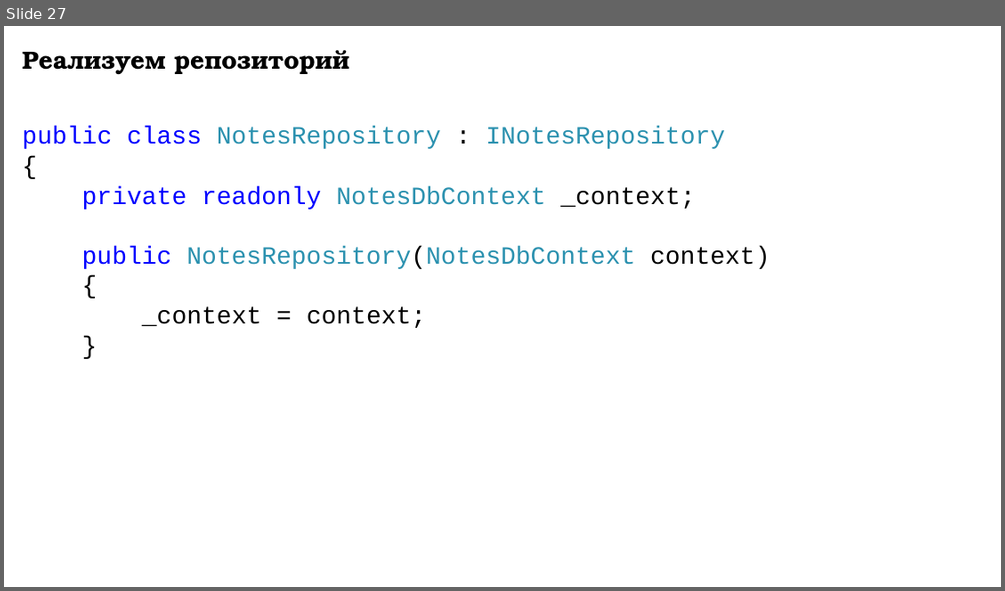
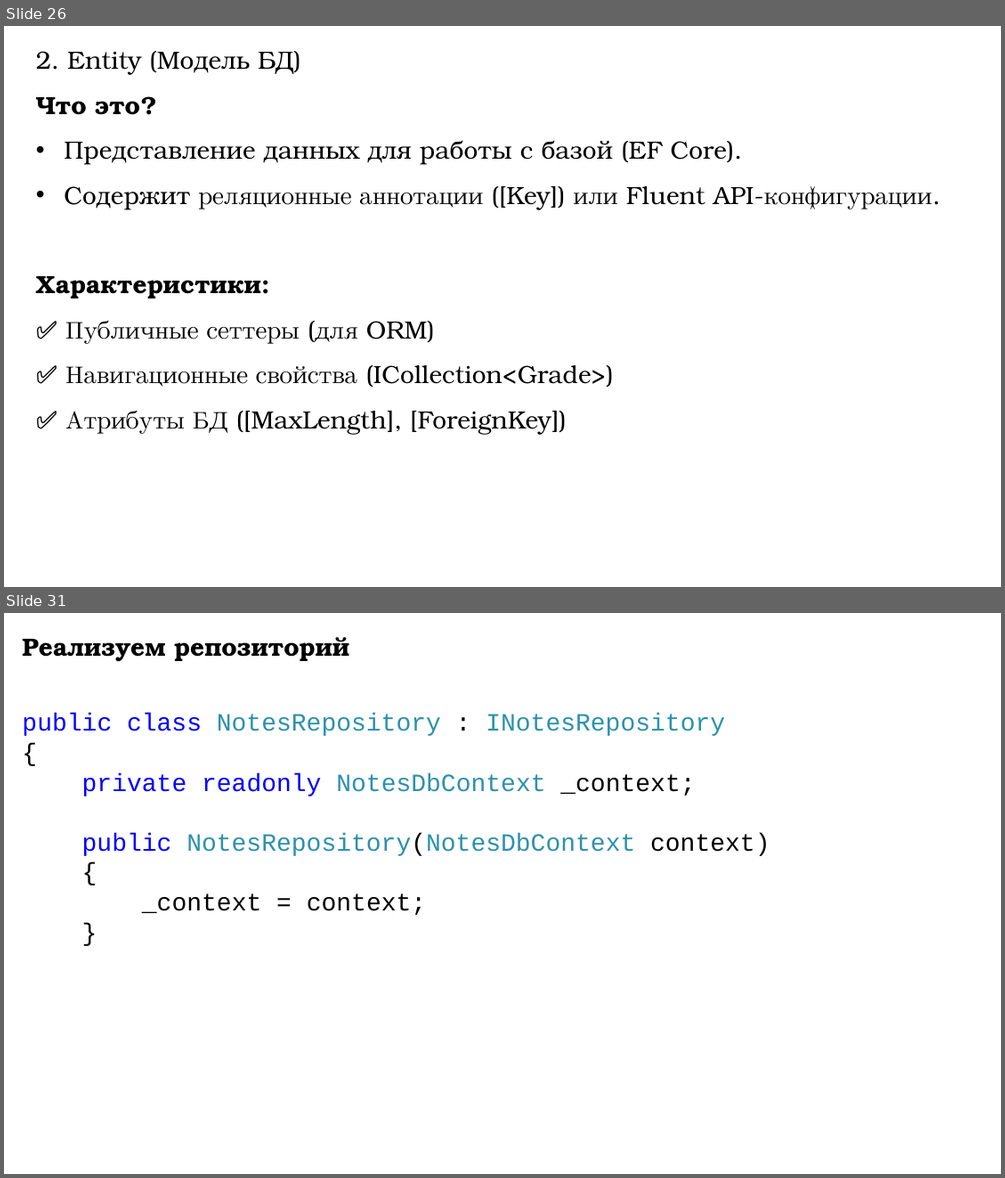
Before and after one commit to DaniilKlyukin/OOP-4, a slide deck: Лекции/ООП 1 лек 6.pptx. Shown one above the other, each under a label of ours: slide 27 before the commit, slides 26 and 31 after it; the slides between them are not shown. The pictures are 1005x591 and 1005x1178 pixels, drawn with LibreOffice and Linux fonts; fonts in the diff are those of the drawing. Boxes give left, top, right and bottom in pixels: in the first picture for what was removed or moved away, otherwise in the second. Text is boxed around its words. In the diff, an @@ line names an element or a change of style, - is before the commit and + after.

```diff
--- a/Лекции/ООП 1 лек 6.pptx
+++ b/Лекции/ООП 1 лек 6.pptx
@@ slide 26 added at box(4, 26, 1001, 587), background #FFFFFF @@
@@ text added at box(36, 51, 932, 434), 24 pt, text #000000 @@
+2. Entity (Модель БД)
+Что это?
+• Представление данных для работы с базой (EF Core).
+• Содержит реляционные аннотации ([Key]) или Fluent API-конфигурации.
+Характеристики:
+✅ Публичные сеттеры (для ORM)
+✅ Навигационные свойства (ICollection<Grade>)
+✅ Атрибуты БД ([MaxLength], [ForeignKey])
@@ what was slide 27 is now slide 31 @@
```
Also in this commit, not shown: 9 slides changed, 4 other slides added, 1 slide removed.
